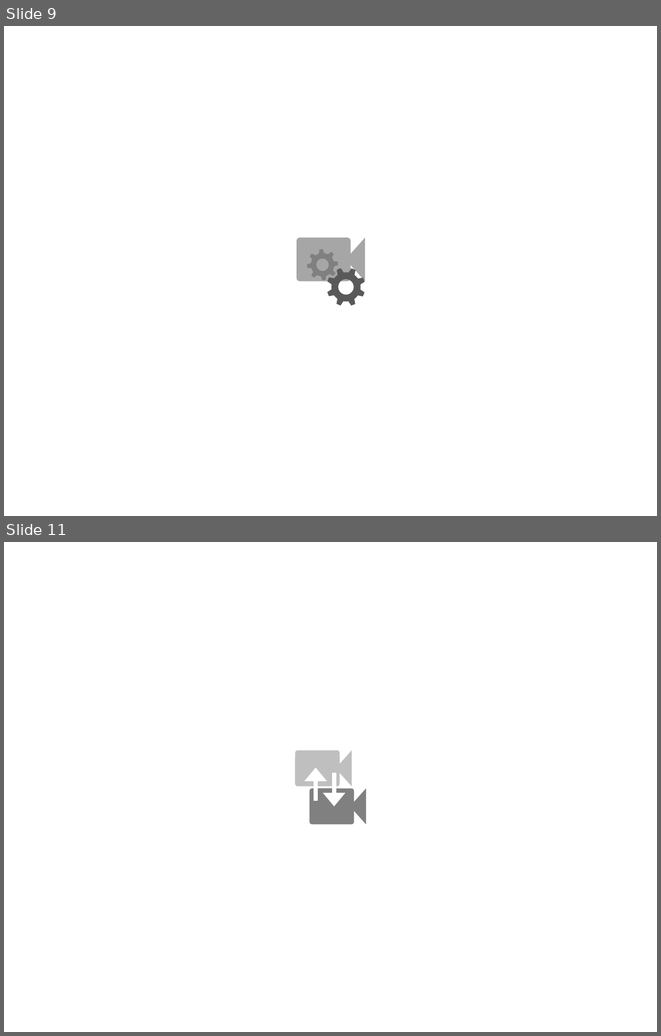
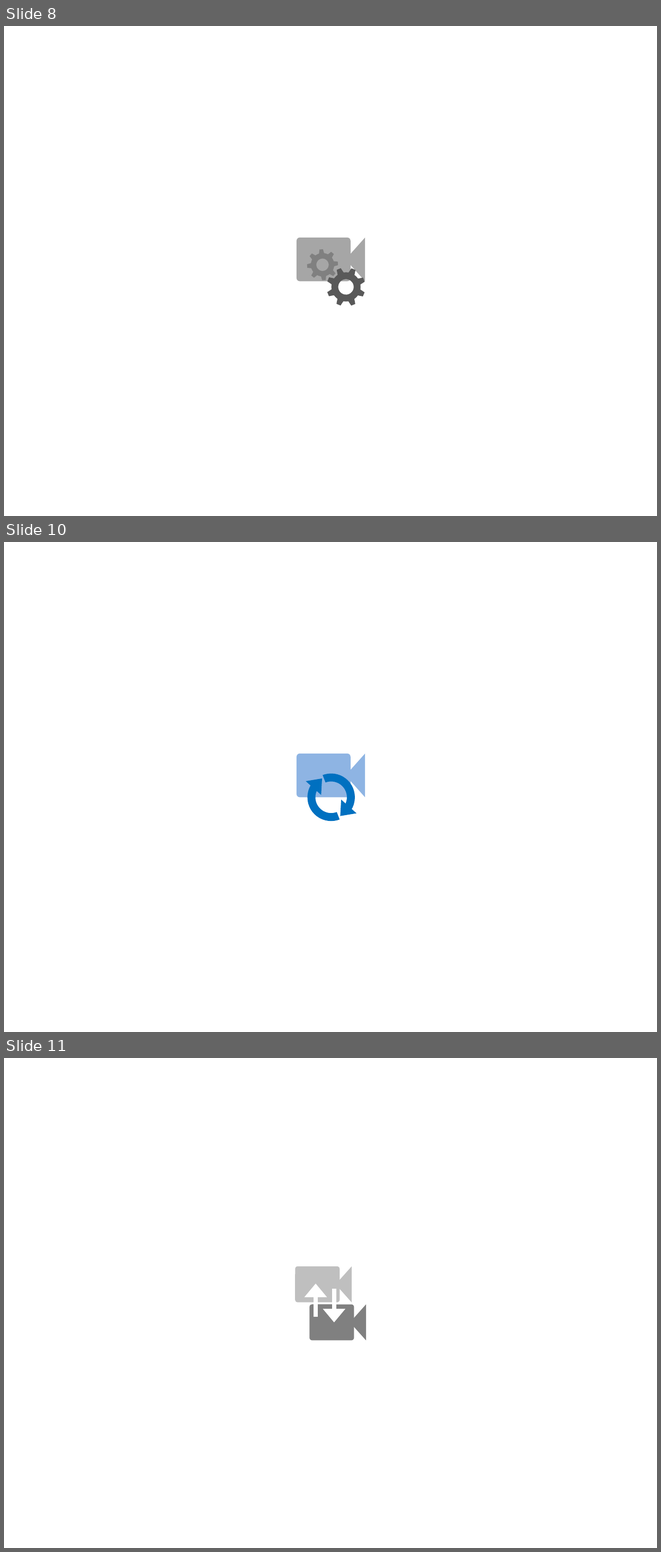
Before and after one commit to YinshengGuo/WinduVision, a slide deck: icons/icons.pptx. Shown one above the other, each under a label of ours: slides 9 and 11 before the commit, slides 8, 10 and 11 after it; the slides between them are not shown. The pictures are 661x1036 and 661x1552 pixels, drawn with LibreOffice and Linux fonts; fonts in the diff are those of the drawing. Boxes give left, top, right and bottom in pixels: in the first picture for what was removed or moved away, otherwise in the second. Text is boxed around its words. In the diff, an @@ line names an element or a change of style, - is before the commit and + after.

```diff
--- a/icons/icons.pptx
+++ b/icons/icons.pptx
@@ slide 10 added at <box>4,542,657,1032</box>, background #FFFFFF @@
@@ rounded rectangle added at <box>297,753,351,797</box>, fill #8EB4E3 @@
@@ trapezoid added at <box>350,753,365,797</box>, fill #8EB4E3 @@
@@ group added at <box>293,759,370,835</box>: 2 circular arrows, 2 triangles @@
@@ what was slide 9 is now slide 8 @@
```
Also in this commit, not shown: 1 other slide added, 2 slides removed, 12 other files.
